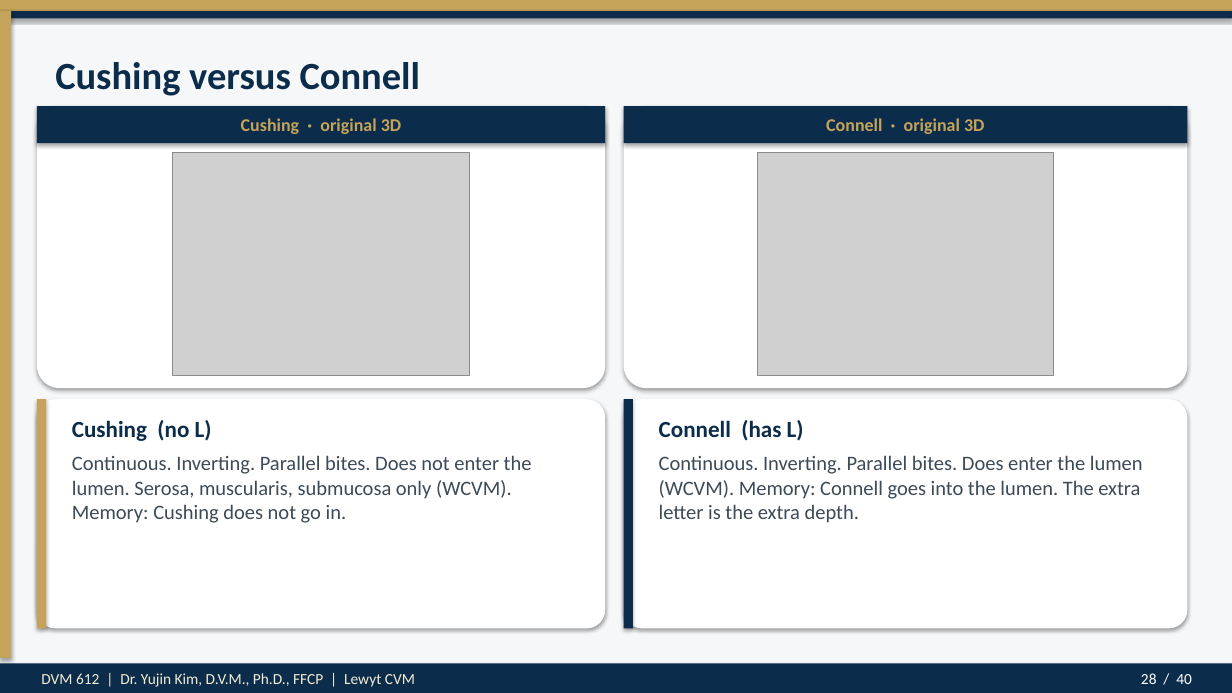
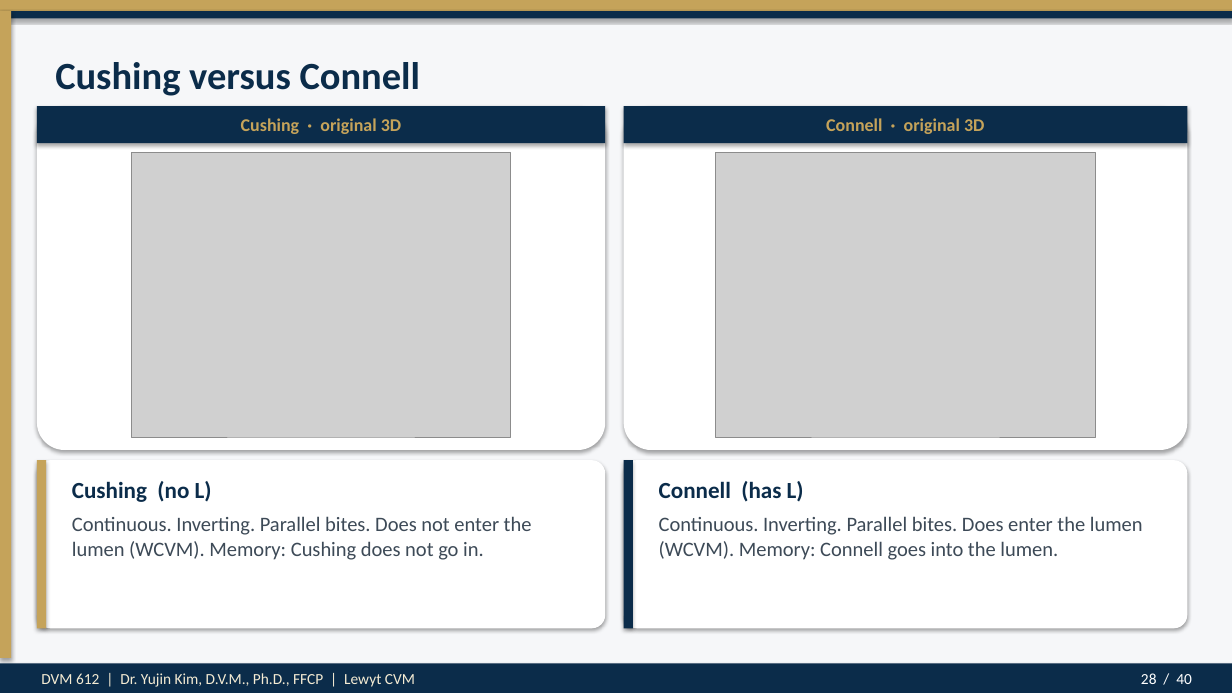
Before and after one commit to drkimvet/happycare, a slide deck: slide 28 of lectures/DVM-612_Week7_Suture_Patterns_Closures.pptx. Drawn at 1232x693 pixels with LibreOffice and Linux fonts; fonts in the diff are those of the drawing; grey boxes stand for pictures. Boxes give left, top, right and bottom in pixels: in the first picture for what was removed or moved away, otherwise in the second. Text is boxed around its words. In the diff, an @@ line names an element or a change of style, - is before the commit and + after.

```diff
--- a/lectures/DVM-612_Week7_Suture_Patterns_Closures.pptx
+++ b/lectures/DVM-612_Week7_Suture_Patterns_Closures.pptx
@@ rounded rectangle: place and size @@
-rounded rectangle at (37, 106, 605, 388)
+rounded rectangle at (37, 106, 605, 450)
@@ rounded rectangle: place and size @@
-rounded rectangle at (624, 106, 1188, 388)
+rounded rectangle at (624, 106, 1188, 450)
@@ picture: place and size @@
-picture at (173, 152, 470, 375)
+picture at (131, 152, 511, 437)
@@ picture: place and size @@
-picture at (757, 152, 1054, 375)
+picture at (716, 152, 1096, 437)
@@ rounded rectangle: place and size @@
-rounded rectangle at (37, 399, 605, 628)
+rounded rectangle at (37, 460, 605, 628)
@@ rectangle: place and size @@
-rectangle at (37, 399, 46, 628)
+rectangle at (37, 460, 46, 628)
@@ text "Cushing (no L)": place and size @@
-text "Cushing (no L)" at (72, 420, 212, 441)
+text "Cushing (no L)" at (72, 481, 212, 502)
@@ rounded rectangle: place and size @@
-rounded rectangle at (624, 399, 1188, 628)
+rounded rectangle at (624, 460, 1188, 628)
@@ rectangle: place and size @@
-rectangle at (624, 399, 633, 628)
+rectangle at (624, 460, 633, 628)
@@ text "Connell (has L)": place and size @@
-text "Connell (has L)" at (659, 420, 804, 441)
+text "Connell (has L)" at (659, 481, 804, 502)
@@ text at (72, 516, 532, 560): text changed @@
-Continuous. Inverting. Parallel bites. Does not enter the lumen. Serosa, muscularis, submucosa only (WCVM). Memory: Cushing does not go in.
+Continuous. Inverting. Parallel bites. Does not enter the lumen (WCVM). Memory: Cushing does not go in.
@@ text at (659, 516, 1143, 560): text changed @@
-Continuous. Inverting. Parallel bites. Does enter the lumen (WCVM). Memory: Connell goes into the lumen. The extra letter is the extra depth.
+Continuous. Inverting. Parallel bites. Does enter the lumen (WCVM). Memory: Connell goes into the lumen.
```
Also in this commit, not shown: 1 other file.
